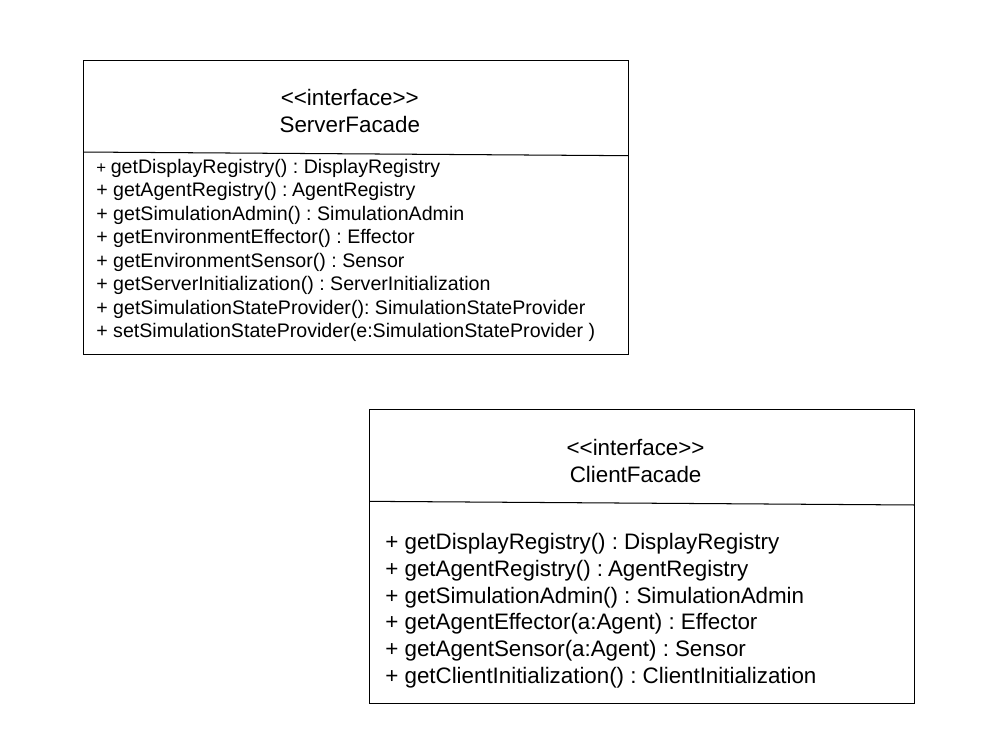
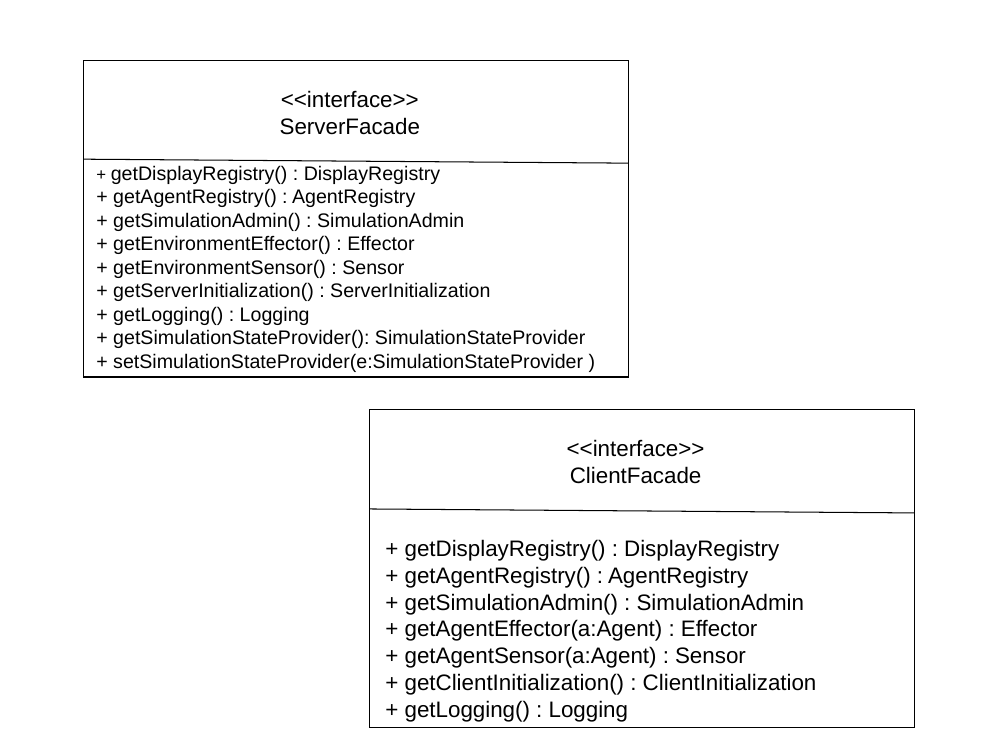
Before and after one commit to krishprince/rollerslam, a slide deck: slide 22 of docs/UML.ppt. Drawn at 1008x756 pixels with LibreOffice and Linux fonts; fonts in the diff are those of the drawing. Boxes give left, top, right and bottom in pixels: in the first picture for what was removed or moved away, otherwise in the second. Text is boxed around its words. In the diff, an @@ line names an element or a change of style, - is before the commit and + after.

```diff
--- a/docs/UML.ppt
+++ b/docs/UML.ppt
@@ rectangle: place and size @@
-rectangle at bbox=[84, 60, 629, 354]
+rectangle at bbox=[84, 60, 629, 377]
@@ line moved from (84, 152) - (629, 155) to (84, 159) - (629, 163) @@
@@ text "+ getDisplayRegistry() : DisplayRegistry": place and size @@
-text "+ getDisplayRegistry() : DisplayRegistry" at bbox=[111, 158, 585, 341]
+text "+ getDisplayRegistry() : DisplayRegistry" at bbox=[111, 165, 585, 372]
@@ text at bbox=[113, 306, 310, 325]: paragraph added @@
++ getLogging() : Logging
@@ rectangle: place and size @@
-rectangle at bbox=[369, 410, 914, 704]
+rectangle at bbox=[369, 410, 914, 729]
@@ line moved from (369, 501) - (914, 505) to (369, 509) - (914, 513) @@
@@ text "+ getDisplayRegistry() : DisplayRegistry": place and size @@
-text "+ getDisplayRegistry() : DisplayRegistry" at bbox=[405, 532, 817, 688]
+text "+ getDisplayRegistry() : DisplayRegistry" at bbox=[405, 539, 817, 722]
@@ text at bbox=[405, 700, 629, 722]: paragraph added @@
++ getLogging() : Logging
```
Also in this commit, not shown: 1 other slide changed.
